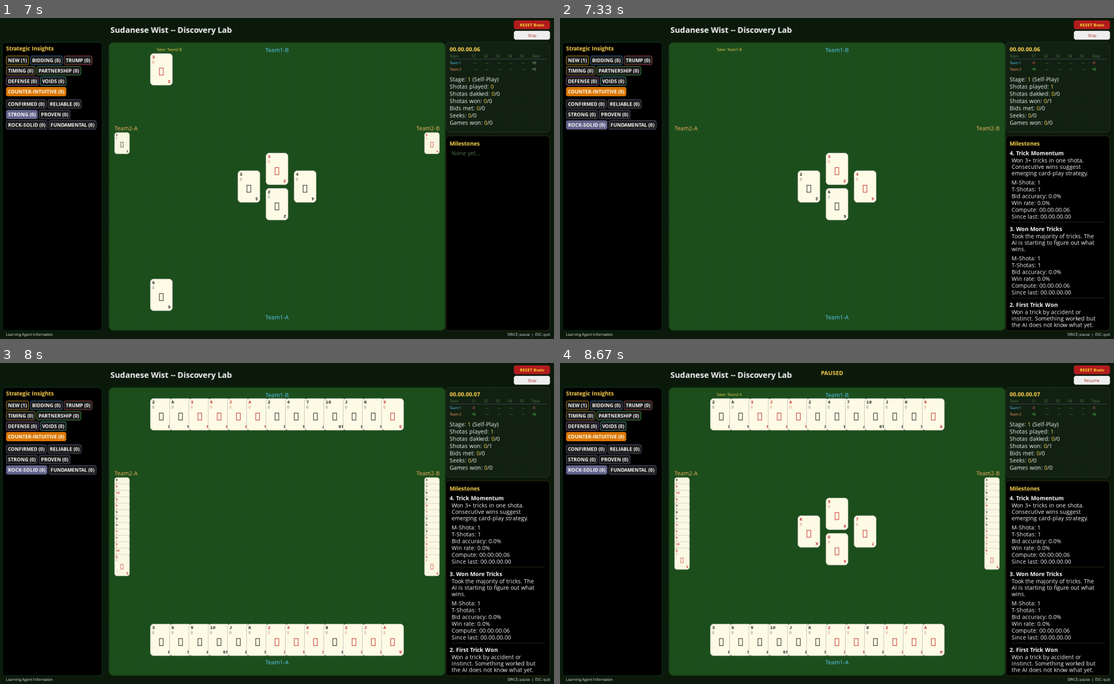
Above: before the commit, frames 1-4 (two rows, left to right).
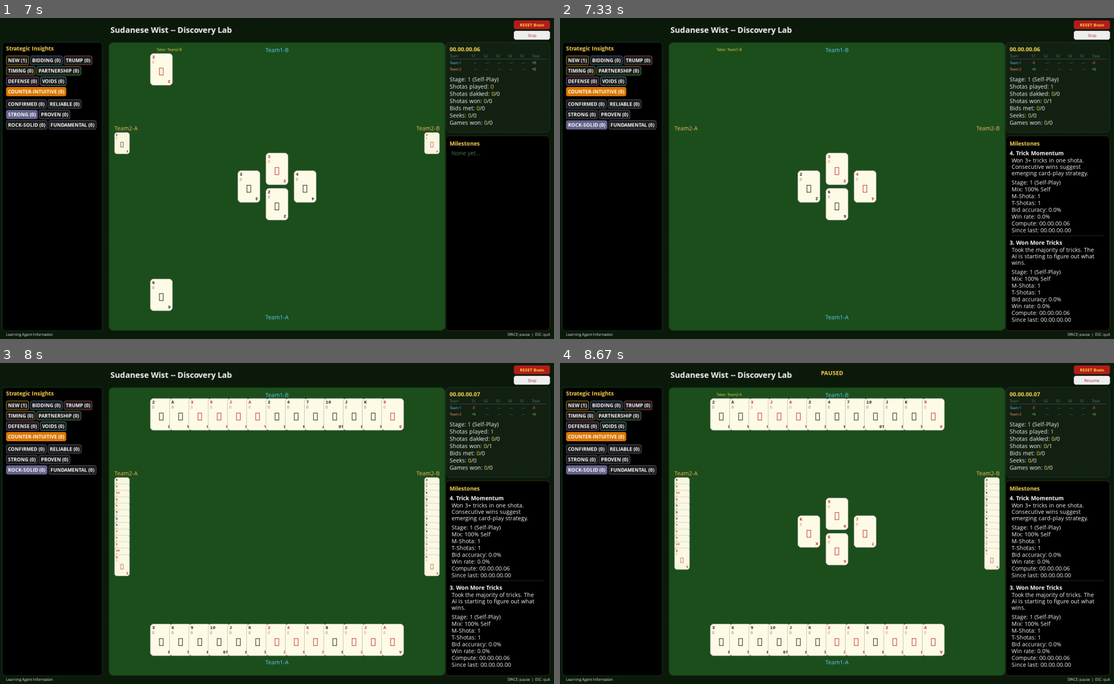
Above: after the commit, the same moments.

Repository: aamagzoub/engineering-intelligence
Game: pygame game, started from gui_wist_discovery/main.py
The game is run twice, just before and just after one commit, with the same random seed, the same clock (stepped at 60 frames per second) and the same inputs.
Inputs (mouse positions are in pixels of both pictures, inside the frame that each line leads up to):
- Up to frame 1 (7 s): click "RESET Brain" at 0.38 s; tap Space at 0.67 s; click "Resume" at 1.05 s; click (481, 290) at 1.38 s; click "TRUMP (0)" at 1.72 s; click "TRUMP (0)" at 2.05 s; click (487, 300) at 2.38 s; click (199, 111) at 2.72 s; click (421, 149) at 3.05 s; click (448, 172) at 3.38 s; click (393, 120) at 3.72 s; click "TIMING (0)" at 4.05 s; click (299, 165) at 4.38 s; click (155, 120) at 4.72 s; click "COUNTER-INTUITIVE (0)" at 5.05 s; click (393, 136) at 5.38 s; click "STRONG (0)" at 5.72 s
- Up to frame 2 (7.33 s): click "ROCK-SOLID (0)" at 7.05 s
- Up to frame 3 (8 s): click (243, 427) at 7.38 s; click (171, 600) at 7.72 s
- Up to frame 4 (8.67 s): click (654, 456) at 8.05 s; tap Space at 8.33 s

Frame 1 is identical in both runs. In frame 2, 2.1% of the frame differs, in the area x 81-99%, y 50-97%; in frame 3, 2.1%; in frame 4, 2.1%.

Commit message:
feat: add stage and opponent mix to milestone descriptions
Each milestone now records the curriculum stage and opponent mix at the
time of discovery. Multi-component mixes break into indented lines.

Stage and Mix are excluded from gold highlighting (they're context,
not behavioral changes). Only Bid accuracy and Win rate get gold
when they change between milestones.

Backward compatible: old milestones without Stage/Mix still render
fine — the parser just won't find those keys for comparison.

Diff:
--- a/gui_wist_discovery/main.py
+++ b/gui_wist_discovery/main.py
@@ -40,6 +40,39 @@
 
 from agents.wist_discovery.discovery_agent import WistDiscoveryAgent
 from environments.wist.environment import WistEnvironment
+
+
+# Stage names for milestone descriptions.
+_STAGE_NAMES = {
+    1: "Self-Play", 2: "Weak Mix", 3: "Frozen Past", 4: "Adversarial",
+    5: "Conservative", 6: "Aggressive", 7: "Mixed Styles", 8: "Elite",
+    9: "Population", 10: "Counter-Strategy", 11: "Tournament",
+    12: "Pressure", 13: "Endurance", 14: "Grandmaster", 15: "Infinite",
+}
+
+# Stage mix descriptions — multi-line for complex mixes.
+_STAGE_MIX = {
+    1:  "Mix: 100% Self",
+    2:  "Mix: 70% Self\n     30% Random",
+    3:  "Mix: 50% Self\n     50% Frozen (\u03b5=0.08)",
+    4:  "Mix: 60% Best (\u03b5=0.05)\n     40% Self",
+    5:  "Mix: 100% Self (\u03b5=low)",
+    6:  "Mix: 100% Self (\u03b5=high)",
+    7:  "Mix: Conservative (\u03b5=0.02)\n     Aggressive (\u03b5=0.4)\n     Wild (\u03b5=0.3-0.8)\n     Self",
+    8:  "Mix: 70% Best (\u03b5=0.0)\n     30% Self (\u03b5=0.0)",
+    9:  "Mix: 100% Best (\u03b5=0.0-0.1)",
+    10: "Mix: 100% Best (\u03b5=0.02)",
+    11: "Mix: 30% Best (\u03b5=0.0)\n     20% Frozen (\u03b5=0.05)\n     20% Self (\u03b5=0.0)\n     30% Random Styles",
+    12: "Mix: 100% Best (\u03b5=0.0)",
+    13: "Mix: 50% Best (\u03b5=0.0)\n     20% Frozen (\u03b5=0.01)\n     30% Self (\u03b5=mixed)",
+    14: "Mix: 50% Best (\u03b5=0.0)\n     20% Frozen (\u03b5=0.01)\n     30% Self (\u03b5=mixed)",
+    15: "Mix: 50% Best (\u03b5=0.0)\n     20% Frozen (\u03b5=0.01)\n     30% Self (\u03b5=mixed)",
+}
+
+
+def _get_stage_mix_text(stage: int) -> str:
+    """Get the opponent mix description for a given stage number."""
+    return _STAGE_MIX.get(stage, f"Mix: Stage {stage}")
 
 
 class WistDiscoveryWatcher:
@@ -419,10 +452,17 @@
         if self._bg_agent:
             episodes = max(episodes, self._bg_agent.episodes_trained)
 
+        # Stage and opponent mix info.
+        stage_num = self._opponent_stage
+        stage_name = _STAGE_NAMES.get(stage_num, f"Stage {stage_num}")
+        mix_text = _get_stage_mix_text(stage_num)
+
         # Full comma-formatted numbers — no K or M abbreviations.
         desc = (
             f"{base_desc}\n"
             f"\n"
+            f"Stage: {stage_num} ({stage_name})\n"
+            f"{mix_text}\n"
             f"M-Shota: {episodes:,}\n"
             f"T-Shotas: {episodes:,}\n"
             f"Bid accuracy: {bid_accuracy:.1f}%\n"
--- a/gui_wist_discovery/renderer.py
+++ b/gui_wist_discovery/renderer.py
@@ -485,8 +485,8 @@
                     line_color = color
                     if ":" in stripped:
                         key_part = stripped.split(":")[0].strip()
-                        # Skip fields that always change between milestones.
-                        _ALWAYS_DIFFERENT = ("Compute", "Since last", "M-Shota", "T-Shotas")
+                        # Skip fields that always change or are context (not behavioral).
+                        _ALWAYS_DIFFERENT = ("Compute", "Since last", "M-Shota", "T-Shotas", "Stage", "Mix")
                         if key_part not in _ALWAYS_DIFFERENT:
                             curr_val = curr_values.get(key_part)
                             prev_val = prev_values.get(key_part)
